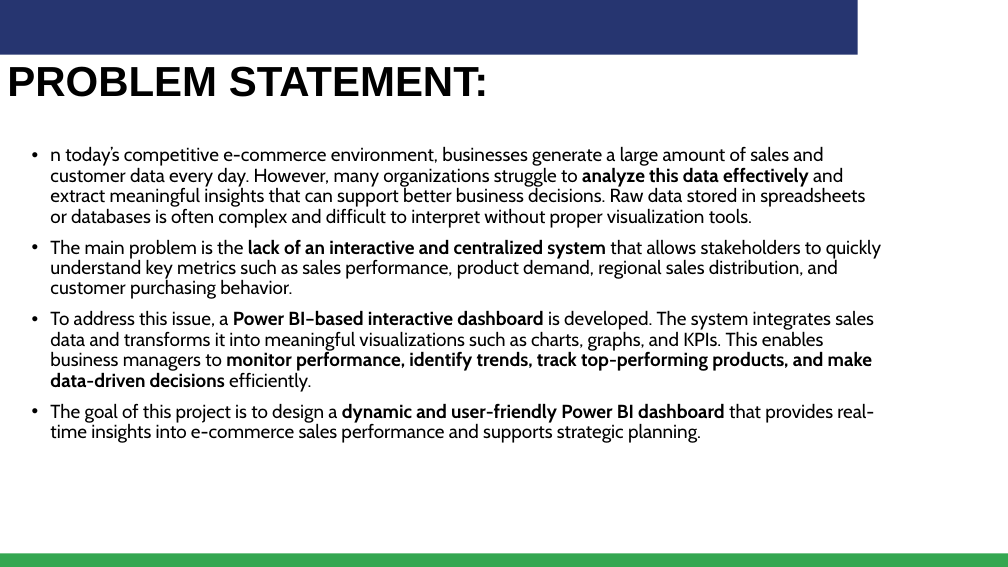
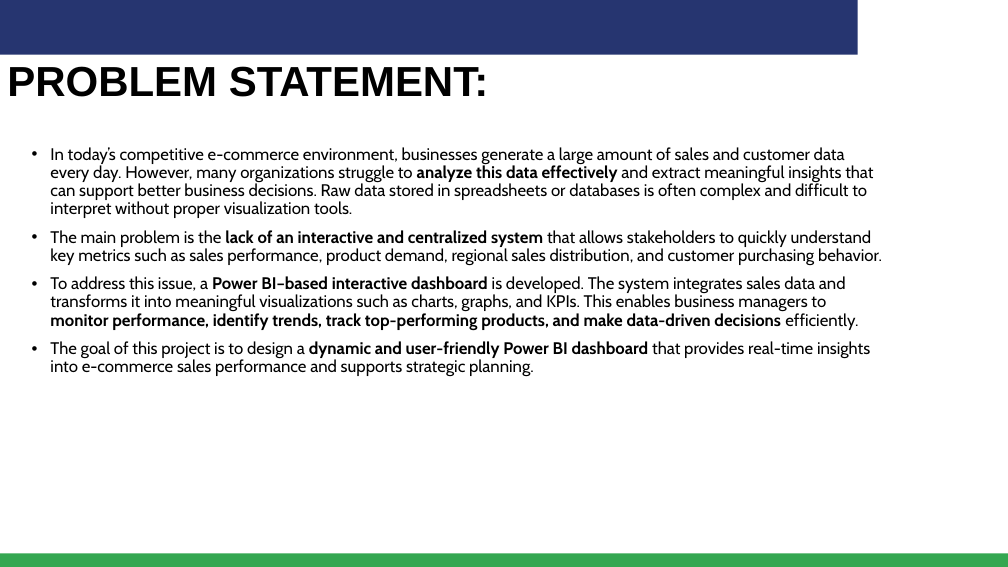
Before and after one commit to Karthik6-cpu/powerbi-ecommerce-dashboard, a slide deck: slide 3 of MS Elevate AICTE Internship - Project template - Feb 2026.pptx. Drawn at 1008x567 pixels with LibreOffice and Linux fonts; fonts in the diff are those of the drawing; background and template pictures are left out. Boxes give left, top, right and bottom in pixels: in the first picture for what was removed or moved away, otherwise in the second. Text is boxed around its words. In the diff, an @@ line names an element or a change of style, - is before the commit and + after.

```diff
--- a/MS Elevate AICTE Internship - Project template - Feb 2026.pptx
+++ b/MS Elevate AICTE Internship - Project template - Feb 2026.pptx
@@ text at [50, 147, 873, 218]: text changed; size 18 to 16 pt @@
-• n today’s competitive e-commerce environment, businesses generate a large amount of sales and customer data every day. However, many organizations struggle to analyze this data effectively and extract meaningful insights that can support better business decisions. Raw data stored in spreadsheets or databases is often complex and difficult to interpret without proper visualization tools.
+• In today’s competitive e-commerce environment, businesses generate a large amount of sales and customer data every day. However, many organizations struggle to analyze this data effectively and extract meaningful insights that can support better business decisions. Raw data stored in spreadsheets or databases is often complex and difficult to interpret without proper visualization tools.
@@ text at [50, 230, 882, 377]: size 18 to 16 pt in "The main problem is the lack of ...", "To address this issue, a Power BI–based ...", "The goal of this project is to ..." @@
```
Also in this commit, not shown: 5 other slides changed, 1 slide added.
